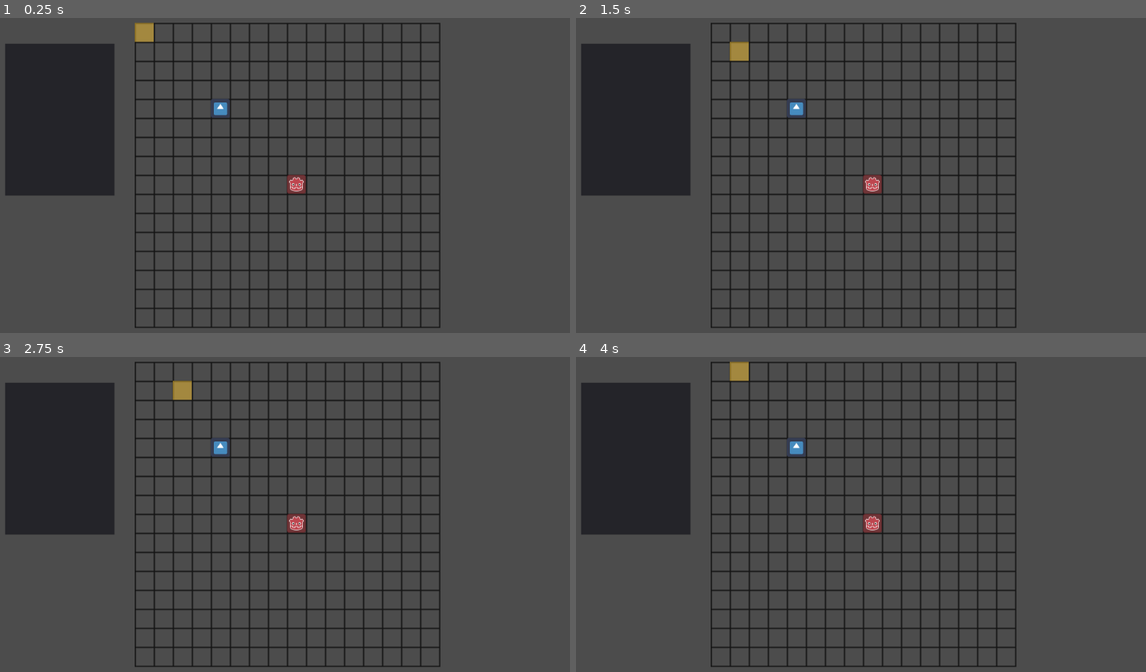
Above: before the commit, frames 1-4 (two rows, left to right).
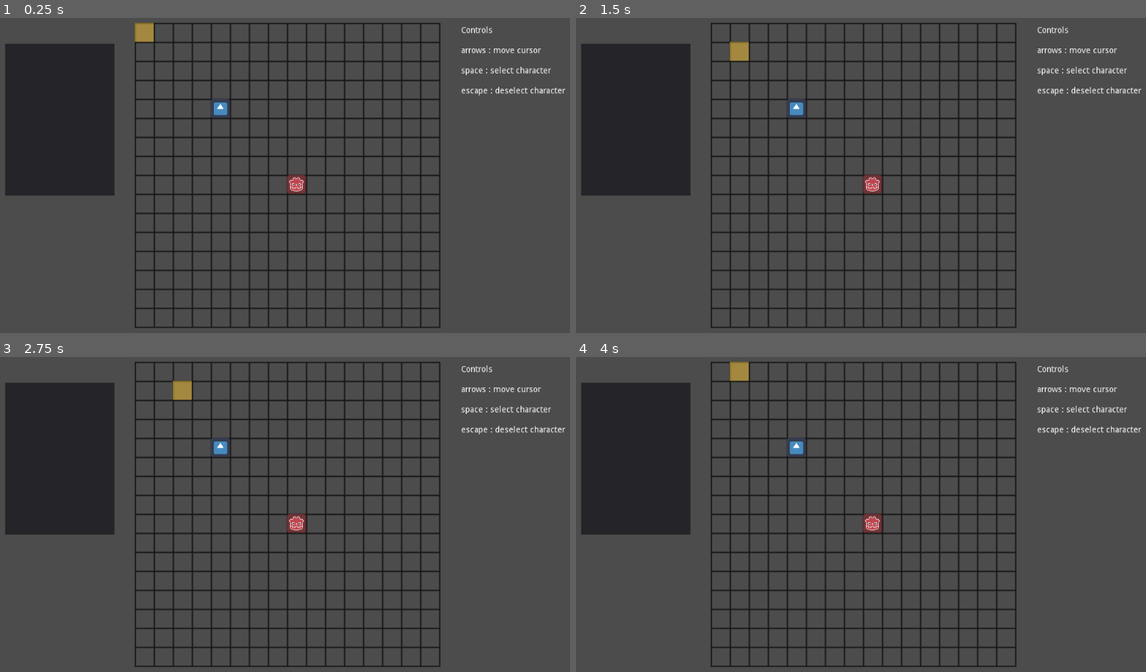
Above: after the commit, the same moments.

Repository: Chimpenseurs/necro-wars
Game: Godot game, scene res://scenes/Main.tscn
Same seed, same stepped clock (60 frames per second), same inputs: the game is played once before the commit and once after it. The engine's default icon, where the game draws it, is replaced by a stand-in: a white triangle on a blue panel in a dark square.
Inputs:
- Up to frame 1 (0.25 s): no input
- Up to frame 2 (1.5 s): tap Enter at 0.5 s; hold Right (ui_right) 0.53-1.28 s; tap Space (ui_select) at 0.77, 1.25 s; hold Down (ui_down) from 1.28 s (still down)
- Up to frame 3 (2.75 s): tap Space (ui_select) at 1.52 s; tap Enter at 2 s; release Down (ui_down) at 2.03 s; hold Right (ui_right) from 2.03 s (still down)
- Up to frame 4 (4 s): tap Space (ui_select) at 2.75, 3.02, 3.77 s; release Right (ui_right) at 2.78 s; hold Up (ui_up) 2.78-3.53 s; tap Enter at 3.5 s; hold Left (ui_left) from 3.53 s (still down)

The runs differ from the first frame. In frame 1, 0.5% of the frame differs, in the area x 80-100%, y 2-25%; in frame 2, 0.5%; in frame 3, 0.5%; in frame 4, 0.5%.

Commit message:
character deselection

Diff:
--- a/scenes/Main.tscn
+++ b/scenes/Main.tscn
@@ -4,7 +4,7 @@
 [ext_resource path="res://scenes/Map.tscn" type="PackedScene" id=2]
 [ext_resource path="res://scenes/HudCharacter.tscn" type="PackedScene" id=3]
 
-[node name="main" type="Node"]
+[node name="main" type="Node" index="0"]
 
 script = ExtResource( 1 )
 
@@ -19,3 +19,30 @@
 margin_top = 83.0
 margin_right = 78.0
 margin_bottom = 123.0
+
+[node name="Label" type="Label" parent="." index="2"]
+
+anchor_left = 0.0
+anchor_top = 0.0
+anchor_right = 0.0
+anchor_bottom = 0.0
+margin_left = 805.0
+margin_top = 54.0
+margin_right = 1000.0
+margin_bottom = 350.0
+rect_pivot_offset = Vector2( 0, 0 )
+rect_clip_content = false
+mouse_filter = 2
+mouse_default_cursor_shape = 0
+size_flags_horizontal = 1
+size_flags_vertical = 4
+text = "Controls
+
+arrows : move cursor
+
+space : select character
+
+escape : deselect character"
+percent_visible = 1.0
+lines_skipped = 0
+max_lines_visible = -1
--- a/scenes/Player.tscn
+++ b/scenes/Player.tscn
@@ -3,7 +3,7 @@
 [ext_resource path="res://scenes/Character.tscn" type="PackedScene" id=1]
 [ext_resource path="res://scripts/Player.gd" type="Script" id=2]
 
-[node name="player" index="0" instance=ExtResource( 1 )]
+[node name="player" instance=ExtResource( 1 )]
 
 script = ExtResource( 2 )
 
--- a/scripts/Map.gd
+++ b/scripts/Map.gd
@@ -57,6 +57,13 @@
 					character_selected.hide_move_zone()
 					character_selected = null
 
+			# CHARACTER DESELECTION
+			if event.is_action("ui_cancel") :
+				if character_selected != null :
+					character_selected.hide_move_zone()
+					character_selected = null
+
+
 
 			# CURSOR MOTION
 			if event.is_action("ui_right") or event.is_action("ui_left") or event.is_action("ui_up") or event.is_action("ui_down") :
